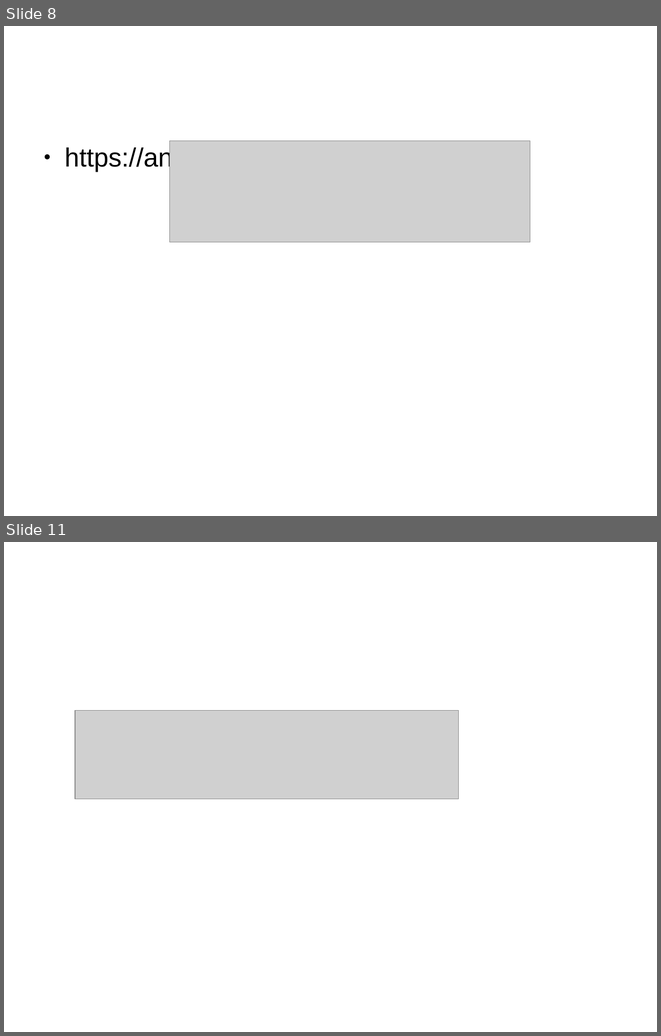
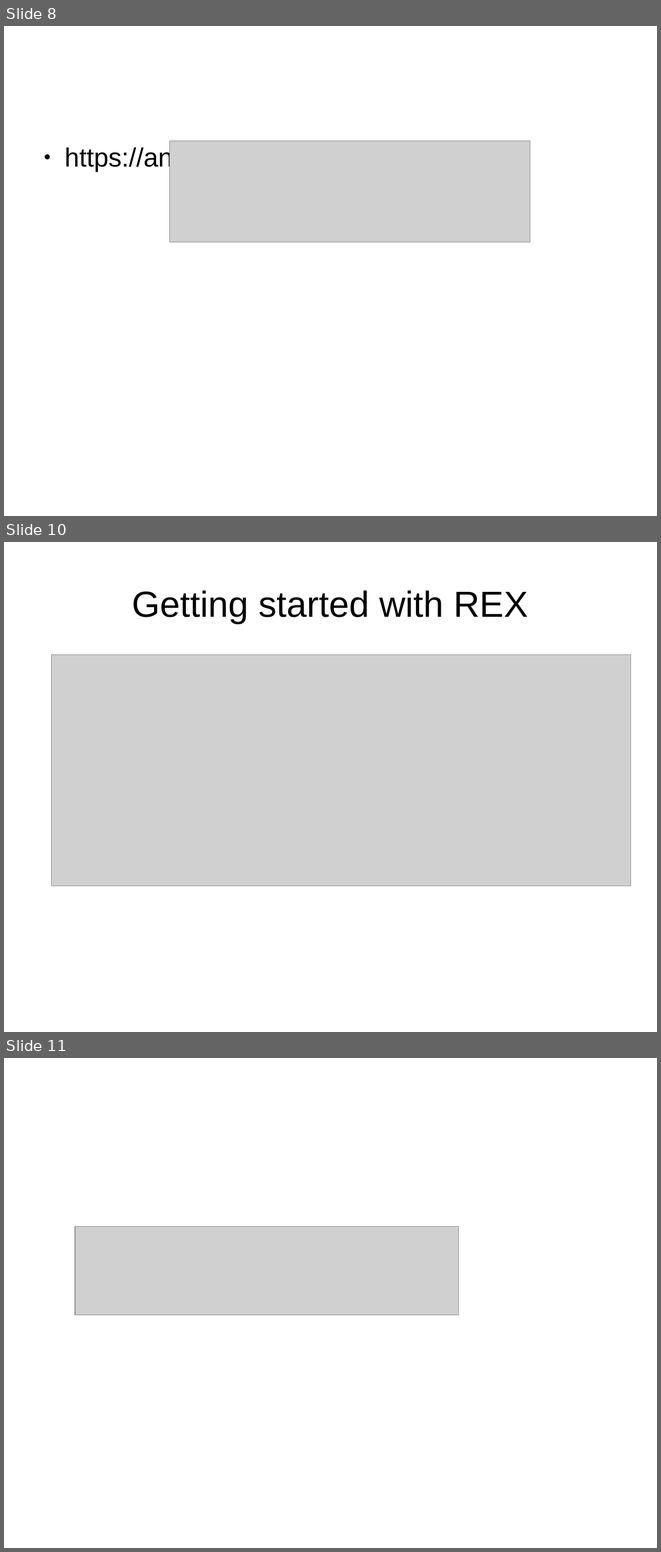
Before and after one commit to SmartDataAnalytics/Jassa-UI-Angular, a slide deck: jassa-ui-angular-edit/slides/short-presentation.odp. Shown one above the other, each under a label of ours: slides 8 and 11 before the commit, slides 8, 10 and 11 after it; the slides between them are not shown. The pictures are 661x1036 and 661x1552 pixels, drawn with LibreOffice and Linux fonts; fonts in the diff are those of the drawing; grey boxes stand for pictures. Boxes give left, top, right and bottom in pixels: in the first picture for what was removed or moved away, otherwise in the second. Text is boxed around its words. In the diff, an @@ line names an element or a change of style, - is before the commit and + after.

```diff
--- a/jassa-ui-angular-edit/slides/short-presentation.odp
+++ b/jassa-ui-angular-edit/slides/short-presentation.odp
@@ slide 10 added at bbox=[4, 542, 657, 1032], background #FFFFFF @@
@@ title added at bbox=[132, 590, 528, 623], 44 pt, text #000000 @@
+Getting started with REX
@@ picture added at bbox=[51, 654, 631, 885] @@
```
Also in this commit, not shown: 3 slides changed, 2 other slides added, 3 slides removed.
